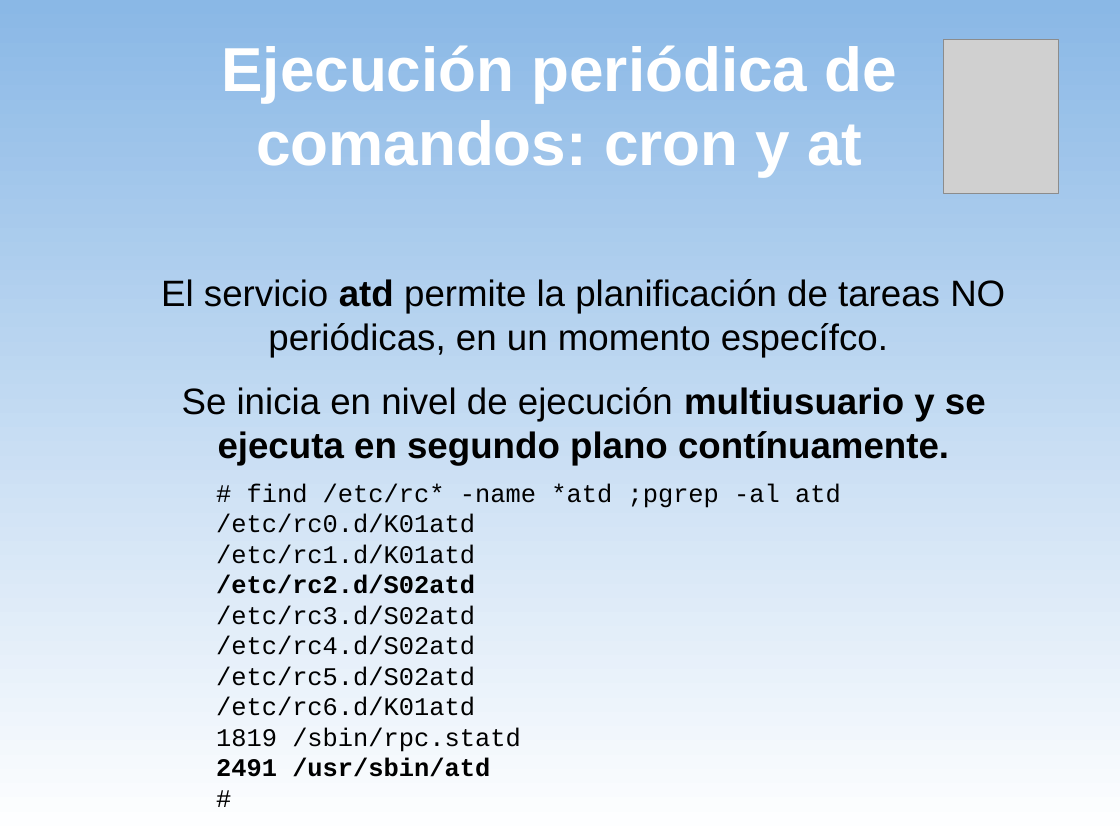
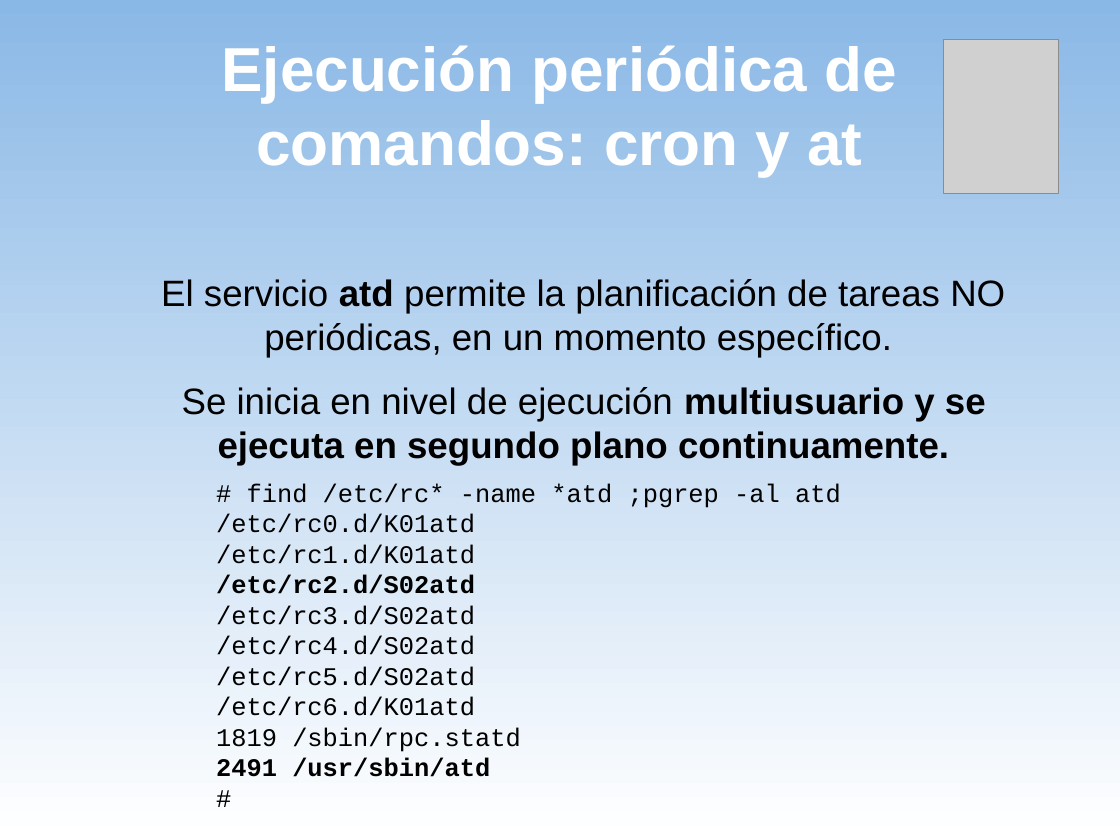
Before and after one commit to zrafa/ays, a slide deck: slide 8 of cron_at.odp. Drawn at 1120x840 pixels with LibreOffice and Linux fonts; fonts in the diff are those of the drawing; grey boxes stand for pictures. Boxes give left, top, right and bottom in pixels: in the first picture for what was removed or moved away, otherwise in the second. Text is boxed around its words. In the diff, an @@ line names an element or a change of style, - is before the commit and + after.

```diff
--- a/cron_at.odp
+++ b/cron_at.odp
@@ text at [161,279,1005,466]: text changed @@
-El servicio atd permite la planificación de tareas NO periódicas, en un momento específco.
-Se inicia en nivel de ejecución multiusuario y se ejecuta en segundo plano contínuamente.
+El servicio atd permite la planificación de tareas NO periódicas, en un momento específico.
+Se inicia en nivel de ejecución multiusuario y se ejecuta en segundo plano continuamente.
```
Also in this commit, not shown: 2 other slides changed, 2 slides removed.
